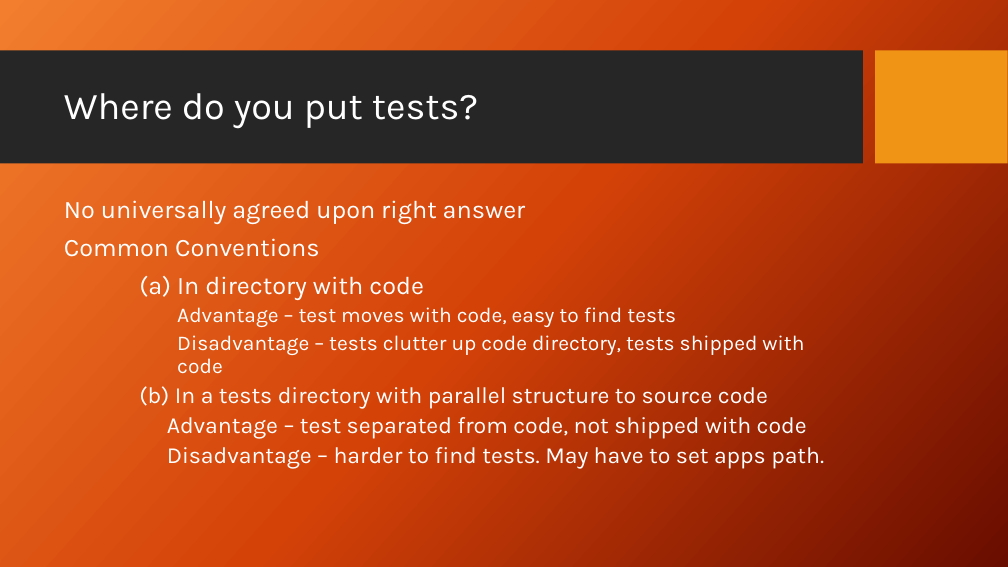
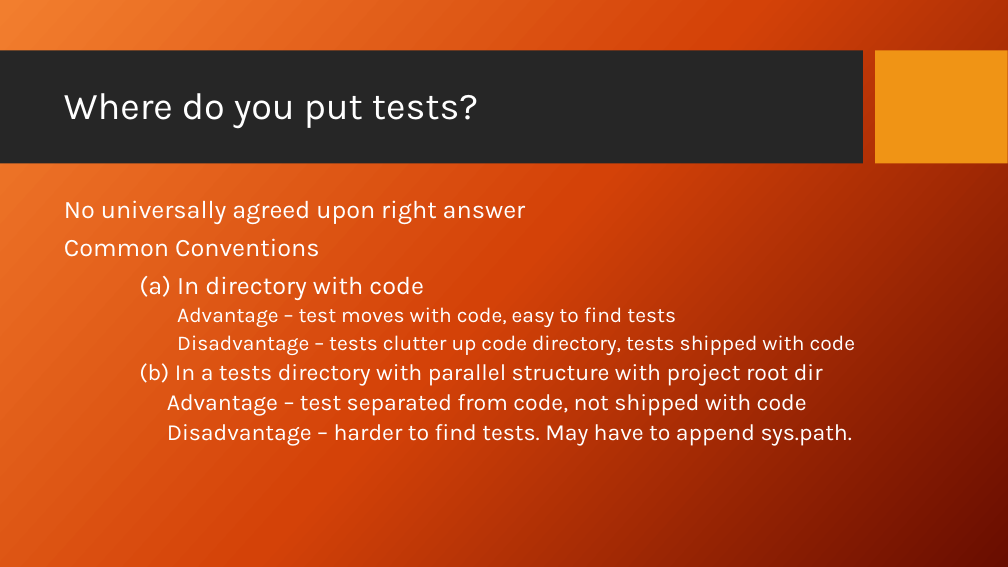
Before and after one commit to PrincetonUniversity/software_testing, a slide deck: slide 11 of UnitTestingSlides.pptx. Drawn at 1008x567 pixels with LibreOffice and Linux fonts; fonts in the diff are those of the drawing; background and template pictures are left out. Boxes give left, top, right and bottom in pixels: in the first picture for what was removed or moved away, otherwise in the second. Text is boxed around its words. In the diff, an @@ line names an element or a change of style, - is before the commit and + after.

```diff
--- a/UnitTestingSlides.pptx
+++ b/UnitTestingSlides.pptx
@@ text at bbox=[139, 363, 823, 386]: text changed @@
-    (b) In a tests directory with parallel structure to source code
+    (b) In a tests directory with parallel structure with project root dir
@@ text at bbox=[167, 424, 852, 446]: text changed @@
-    Disadvantage – harder to find tests. May have to set apps path.
+    Disadvantage – harder to find tests. May have to append sys.path.
```
Also in this commit, not shown: 9 other slides changed, 2 slides added, 9 other files.
